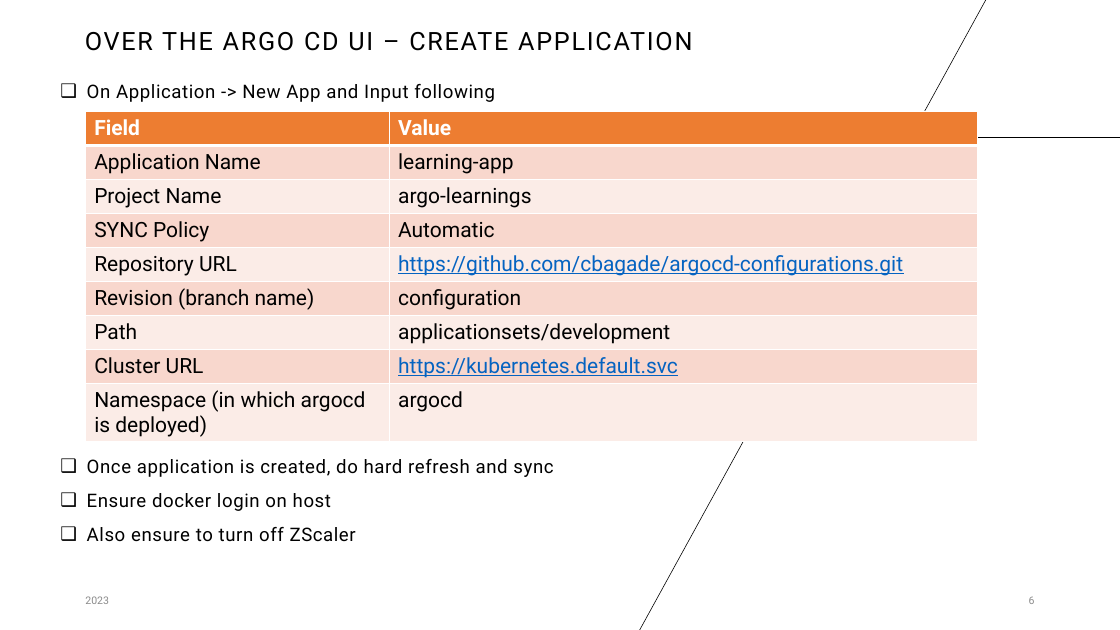
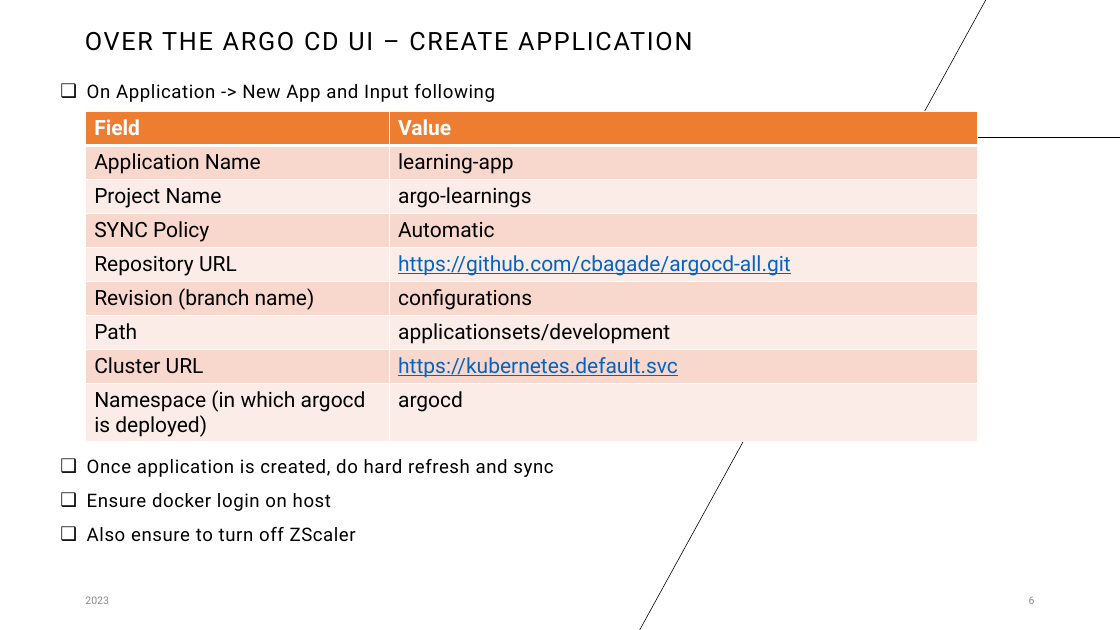
Before and after one commit to yamini-nagellaa/k8-ocp-argo-all, a slide deck: slide 6 of argo_learnings.pptx. Drawn at 1120x630 pixels with LibreOffice and Linux fonts; fonts in the diff are those of the drawing. Boxes give left, top, right and bottom in pixels: in the first picture for what was removed or moved away, otherwise in the second. Text is boxed around its words. In the diff, an @@ line names an element or a change of style, - is before the commit and + after.

Commit message:
argo

```diff
--- a/argo_learnings.pptx
+++ b/argo_learnings.pptx
@@ table at bbox=[86, 112, 977, 443] @@
-row 5, column 2: https://github.com/cbagade/argocd-configurations.git
+row 5, column 2: https://github.com/cbagade/argocd-all.git
-row 6, column 2: configuration
+row 6, column 2: configurations
```
Also in this commit, not shown: 2 other slides changed, 1 slide added.
